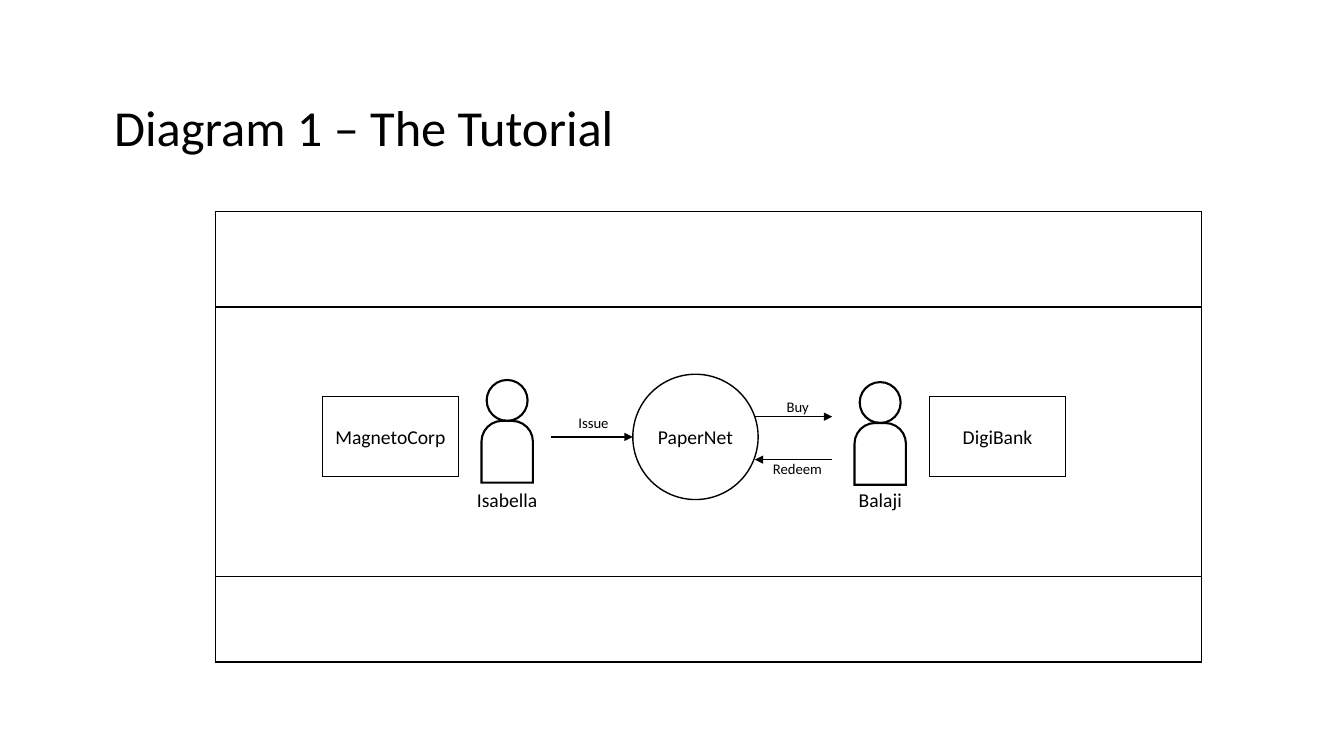
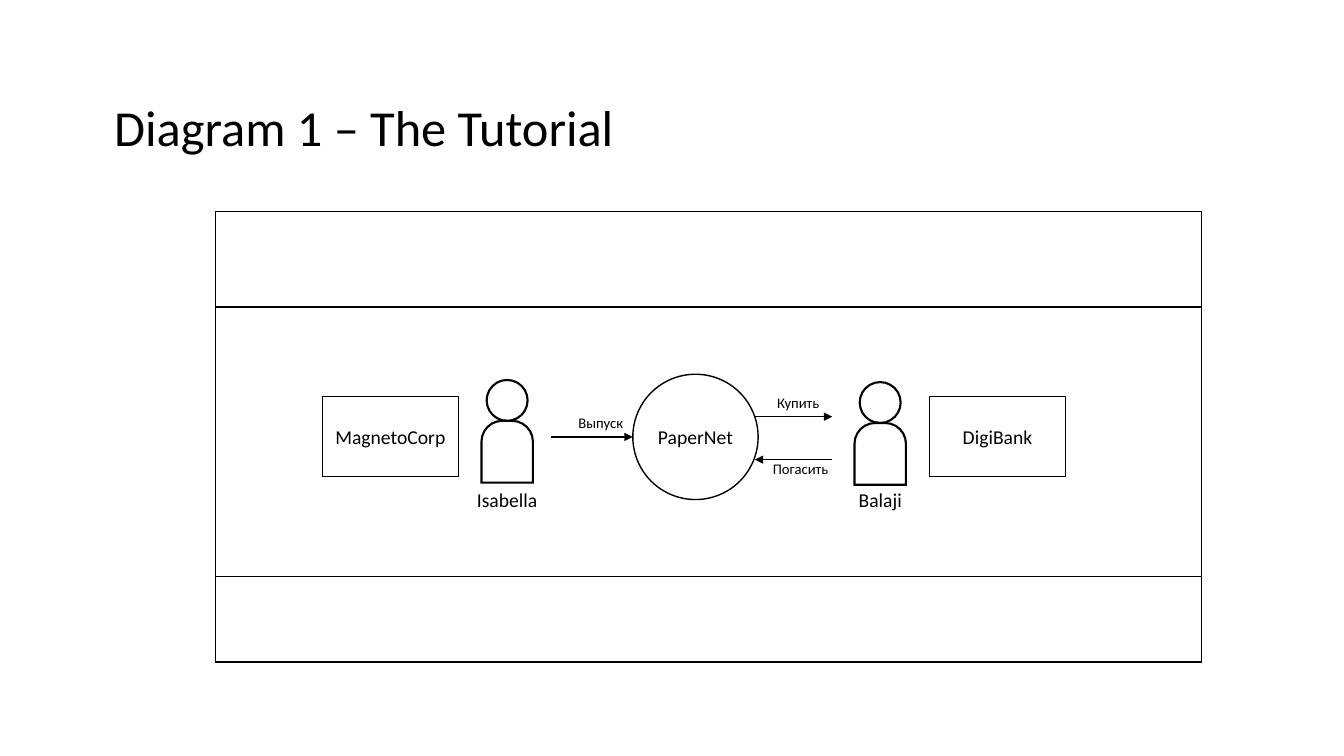
Before and after one commit to hyperledger/fabric-docs-i18n, a slide deck: slide 6 of docs/locale/ru_RU/source/tutorial/diagrams.pptx. Drawn at 1344x756 pixels with LibreOffice and Linux fonts; fonts in the diff are those of the drawing. Boxes give left, top, right and bottom in pixels: in the first picture for what was removed or moved away, otherwise in the second. Text is boxed around its words. In the diff, an @@ line names an element or a change of style, - is before the commit and + after.

```diff
--- a/docs/locale/ru_RU/source/tutorial/diagrams.pptx
+++ b/docs/locale/ru_RU/source/tutorial/diagrams.pptx
@@ text at <box>578,418,623,431</box>: text changed @@
-Issue
+Выпуск
@@ text at <box>777,398,819,411</box>: text changed @@
-Buy
+Купить
@@ text at <box>773,464,828,474</box>: text changed @@
-Redeem
+Погасить
```
Also in this commit, not shown: 11 other slides changed, 12 other files.
